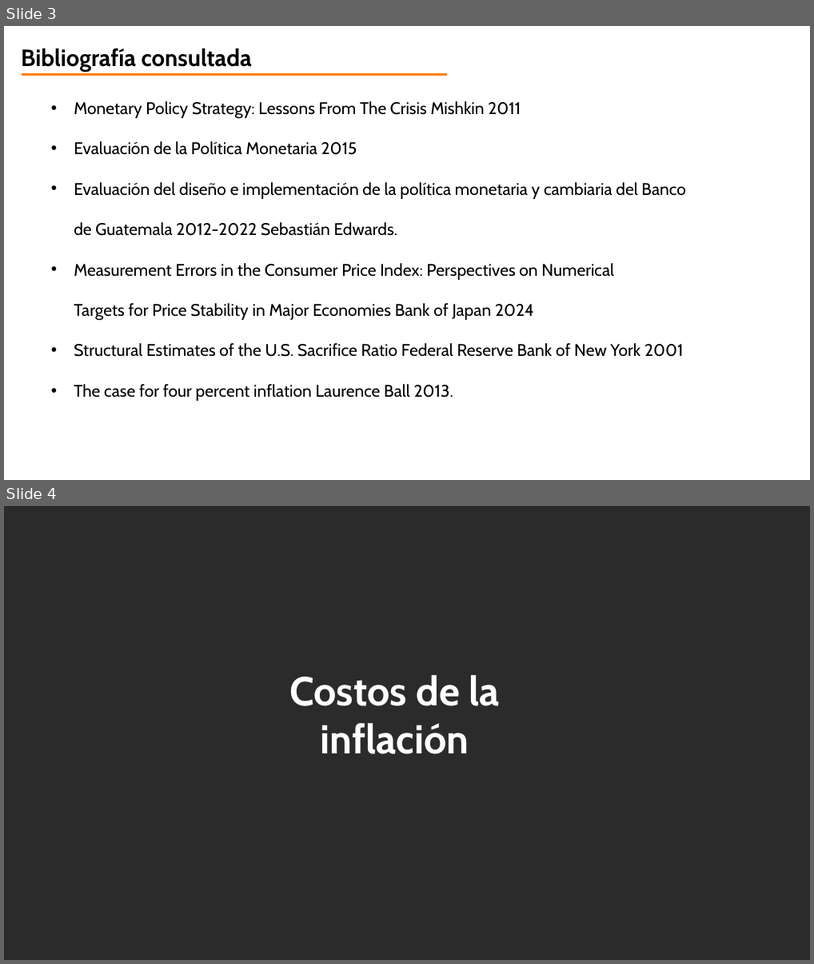
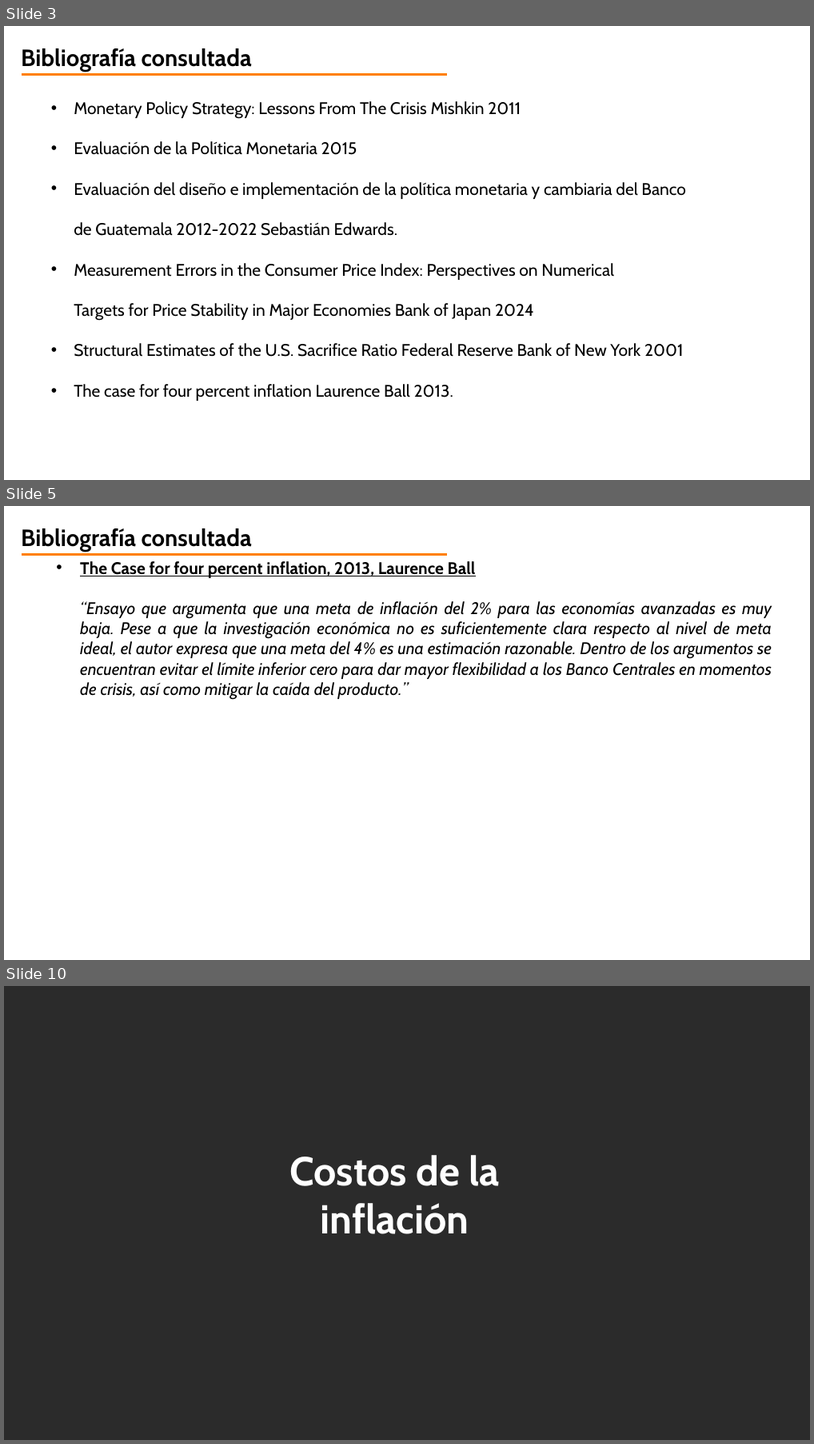
Before and after one commit to jorgeorenos/VAR_estimation, a slide deck: doc/aspectos conceptuales.pptx. Shown one above the other, each under a label of ours: slides 3 and 4 before the commit, slides 3, 5 and 10 after it; the slides between them are not shown. The pictures are 814x964 and 814x1444 pixels, drawn with LibreOffice and Linux fonts; fonts in the diff are those of the drawing; background and template pictures are left out; a plain dark background stands for a picture behind light text. Boxes give left, top, right and bottom in pixels: in the first picture for what was removed or moved away, otherwise in the second. Text is boxed around its words. In the diff, an @@ line names an element or a change of style, - is before the commit and + after.

Commit message:
Coeficiente de sacrificio con crecimiento del producto

```diff
--- a/doc/aspectos conceptuales.pptx
+++ b/doc/aspectos conceptuales.pptx
@@ slide 5 added at [4, 506, 810, 960], background picture (left out) @@
@@ text added at [21, 528, 252, 552], 28 pt, text #000000, bold @@
+Bibliografía consultada
@@ line added from (22, 554) to (447, 554), #FF7F00 3 pt @@
@@ text added at [80, 561, 772, 700], 20 pt, text #000000, italic @@
+  • The Case for four percent inflation, 2013, Laurence Ball
+  “Ensayo que argumenta que una meta de inflación del 2% para las economías avanzadas es muy baja. Pese a que la investigación económica no es suficientemente clara respecto al nivel de meta ideal, el autor expresa que una meta del 4% es una estimación razonable. Dentro de los argumentos se encuentran evitar el límite inferior cero para dar mayor flexibilidad a los Banco Centrales en momentos de crisis, así como mitigar la caída del producto.”
@@ what was slide 4 is now slide 10 @@
```
Also in this commit, not shown: 3 slides changed, 8 other slides added, 1 slide removed, 8 other files.
